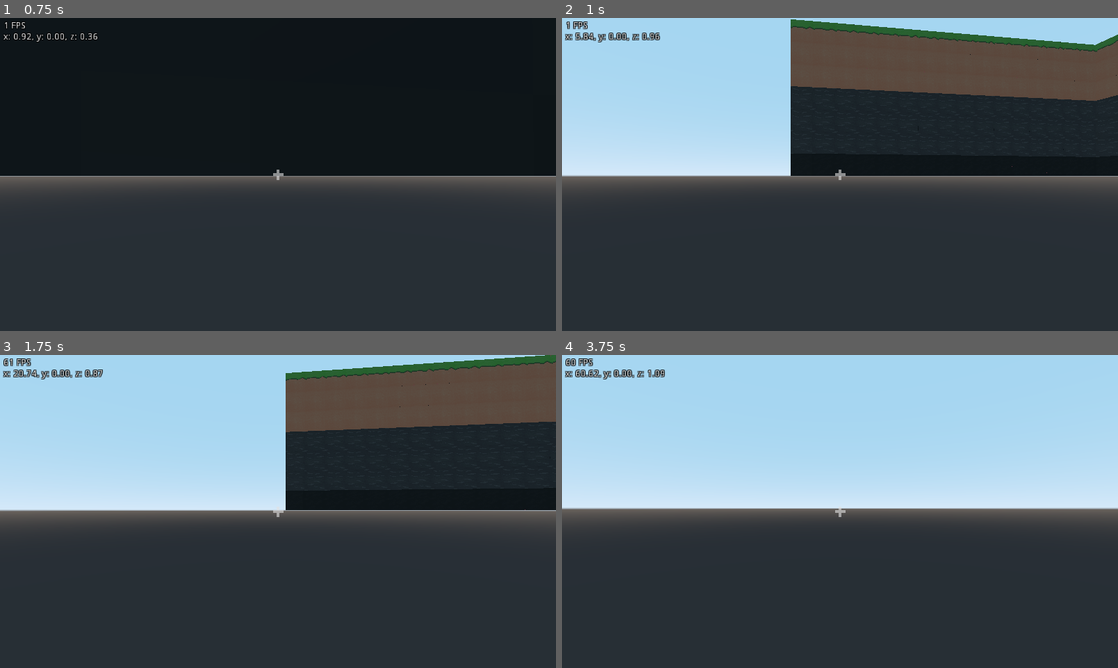
Above: before the commit, frames 1-4 (two rows, left to right).
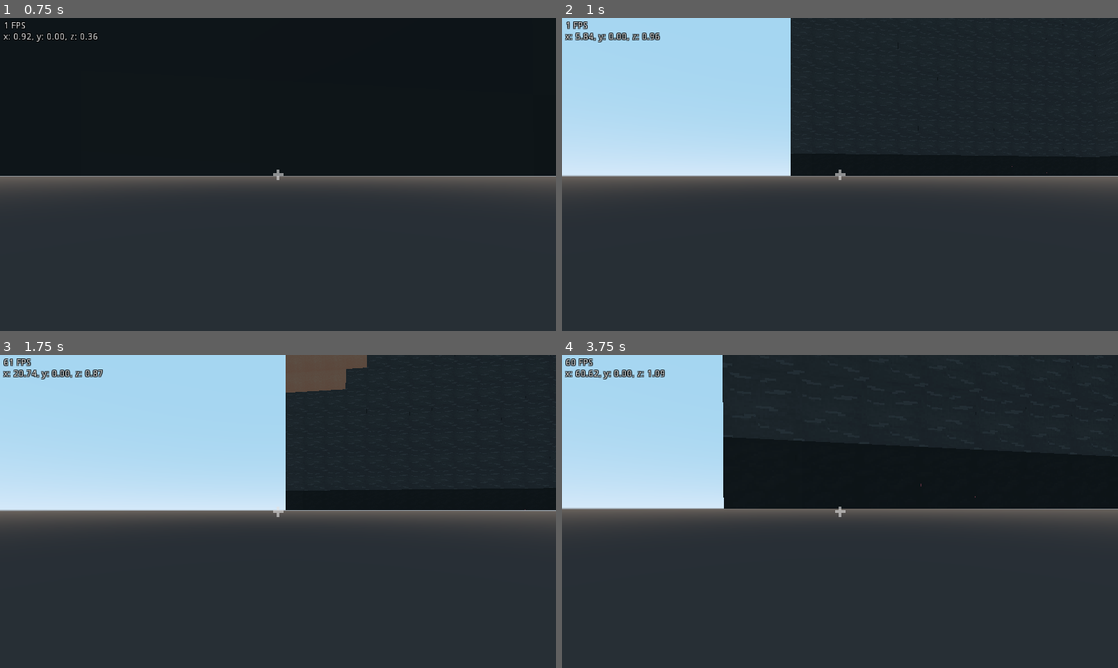
Above: after the commit, the same moments.

Repository: Nimajjj/Minecraft-Godot
Game: Godot game, scene res://Scenes/MainScene.tscn
The game is run twice, just before and just after one commit, with the same random seed, the same clock (stepped at 60 frames per second) and the same inputs.
Inputs (mouse positions are in pixels of both pictures, inside the frame that each line leads up to):
- Up to frame 1 (0.75 s): tap Enter at 0.5 s; move the mouse to (305, 174) at 0.52 s; hold W (move_forward) from 0.53 s (still down); click (305, 174) at 0.6 s
- Up to frame 2 (1 s): keep holding W (move_forward); right-click (867, 174) at 0.8 s
- Up to frame 3 (1.75 s): keep holding W (move_forward); move the mouse to (250, 511) at 1.27 s; right-click (250, 511) at 1.35 s; click (250, 511) at 1.55 s
- Up to frame 4 (3.75 s): keep holding W (move_forward); move the mouse to (851, 505) at 2.02 s; click (851, 505) at 2.1 s; right-click (851, 505) at 2.3 s; move the mouse to (834, 517) at 2.77 s; right-click (834, 517) at 2.85 s; click (834, 517) at 3.05 s; move the mouse to (878, 514) at 3.52 s; click (878, 514) at 3.6 s

Frame 1 is identical in both runs. In frame 2, 14% of the frame differs, in the area x 41-100%, y 0-27%; in frame 3, 11%; in frame 4, 35%, in the area x 28-100%, y 0-50%.

Commit message:
normalize code + change const voxels

Diff:
--- a/Scenes/Chunk/Chunk.gd
+++ b/Scenes/Chunk/Chunk.gd
@@ -17,13 +17,12 @@
 func _ready():
 	update()
 
-func update():
+func update() -> void:
 	render_mesh_vertices = []
 	render_mesh_normals = []
 	render_mesh_indices = []
 	render_mesh_uvs = []
 
-	#voxels_map = world.chunks_map[self]		# Get chunk map
 	for x in range(0, len(voxels_map)):		# Loop through every block of the chunk
 		for z in range(0, len(voxels_map[x])):
 			for y in range(0, len(voxels_map[x][z])):
@@ -97,9 +96,10 @@
 
 func make_voxel_face(x, y, z, face, voxel_id) -> void:
 	var voxel_texture_unit = 1.0 / (96 / 32);
-	var voxel_data = VxDict.getVx(voxel_id)
+	var voxel_data = VOXELS.get_vx(voxel_id)
+
 	var uv_position = voxel_data["texture"]
-	if (voxel_data.has("texture_" + face) == true):
+	if (voxel_data.has("texture_" + face)):
 		uv_position = voxel_data["texture_" + face]
 
 	match face:
--- a/Scenes/Debug3DCharacter/Debug3DCharacter.gd
+++ b/Scenes/Debug3DCharacter/Debug3DCharacter.gd
@@ -33,9 +33,10 @@
 		Input.set_mouse_mode(Input.MOUSE_MODE_VISIBLE)
 
 	if Input.is_action_just_pressed("lmb"):
-		_raycast_handler(null)
+		_place_voxel(null)
 	if Input.is_action_just_pressed("rmb"):
-		_raycast_handler(0)
+		_place_voxel(-1)
+
 
 func _process(delta):
 	#camera physics interpolation to reduce physics jitter on high refresh-rate monitors
@@ -47,6 +48,7 @@
 	else:
 		camera.set_as_toplevel(false)
 		camera.global_transform = head.global_transform
+
 
 func _physics_process(delta):
 	#get keyboard input
@@ -62,9 +64,7 @@
 	var __ = move_and_slide(velocity, Vector3.UP)
 
 
-
-
-func _raycast_handler(voxel):
+func _place_voxel(voxel):
 	if raycast.is_colliding():
 		var collision_pos = raycast.get_collision_point()
 		var collision_normal = raycast.get_collision_normal()
--- a/Scenes/World/World.gd
+++ b/Scenes/World/World.gd
@@ -1,13 +1,17 @@
 extends Spatial
 
-const MAP_SIZE = Vector2(4, 4)
+const MAP_SIZE = Vector2(5, 5)
 const CHUNK_SIZE = Vector3(16, 64, 16)
+
+const MIN_Y = 8
 
 onready var CHUNK = preload("res://Scenes/Chunk/Chunk.tscn")
 
 var chunks = []
+var noise = OpenSimplexNoise.new()
 
 func _ready():
+	_init_noise()
 	_init_chunks()
 	_make_world()
 
@@ -37,22 +41,38 @@
 		map.append([])
 		for z in range(0, CHUNK_SIZE.z):
 			map[x].append([])
-			for y in range(0, CHUNK_SIZE.y):
-				if y == 0:
-					map[x][z].append(VxDict.getVxId("Bedrock"))
-				elif y >= 1 && y <= 3:
-					map[x][z].append(VxDict.getVxId("Stone"))
-				elif y >= 4 && y <= 5:
-					map[x][z].append(VxDict.getVxId("Dirt"))
-				elif y == 6:
-					map[x][z].append(VxDict.getVxId("Grass"))
-				else:
-					map[x][z].append(null)
+
+			var x_offset = chunk.translation.x
+			var z_offset = chunk.translation.z
+
+			var height = int(noise.get_noise_2d(x + x_offset, z + z_offset) * 100 / 3)
+			if height < 0:
+				height *= (-1)
+			height += MIN_Y
+			var i = 0
+
+			for y in range(CHUNK_SIZE.y, -1, -1):
+				if y > height:
+					map[x][z].push_front(null)
+					continue
+
+				if i == 0:
+					map[x][z].push_front(VOXELS.VX.GRASS)
+					i += 1
+				elif i >= 1 && i <= 2:
+					map[x][z].push_front(VOXELS.VX.DIRT)
+					i += 1
+				elif y != 0:
+					map[x][z].push_front(VOXELS.VX.STONE)
+				elif y == 0:
+					map[x][z].push_front(VOXELS.VX.BEDROCK)
+
+
 
 	chunk.voxels_map = map
 
 
-func _get_chunk_from_pos(pos):
+func _get_chunk_from_pos(pos) -> MeshInstance:
 	var x = floor(pos.x / CHUNK_SIZE.x)
 	var z = floor(pos.z / CHUNK_SIZE.z)
 
@@ -67,9 +87,18 @@
 	var pos = Vector3(floor(collision_pos.x), floor(collision_pos.y), floor(collision_pos.z))
 
 	var chunk = _get_chunk_from_pos(pos)
-	if chunk == null: return
+	if chunk == null:
+		return
 
 	pos = chunk.global_transform.xform_inv(pos)
 
 	chunk.voxels_map[pos.x][pos.z][pos.y] = voxel
 	chunk.update()
+
+
+func _init_noise() -> void:
+	randomize()
+	noise.seed = randi()
+	noise.octaves = 2
+	noise.period = 64.0
+	noise.persistence = 0.8
--- a/Scripts/Constants/VxDict.gd
+++ b/Scripts/Constants/Voxels.gd
@@ -1,37 +1,32 @@
 extends Node
 
-var _voxel_dictionary = {
-	"Bedrock":
+
+const _DICT = {
+	-1: {"transparent":false, "solid":true,
+		"texture":Vector2(0, 0)},
+	0:
 		{"transparent":false, "solid":true,
 		"texture":Vector2(1, 0)},
-	"Stone":
+	1:
 		{"transparent":false, "solid":true,
 		"texture":Vector2(2, 0)},
-	"Dirt":
+	2:
 		{"transparent":false, "solid":true,
 		"texture":Vector2(0, 1)},
-	"Grass":
+	3:
 		{"transparent":false, "solid":true,
 		"texture":Vector2(0, 1), "texture_TOP":Vector2(2, 1), "texture_BOTTOM":Vector2(0, 1),
 		"texture_NORTH":Vector2(1, 1), "texture_SOUTH":Vector2(1, 1), "texture_EAST":Vector2(1, 1), "texture_WEST":Vector2(1, 1)},
 }
 
-var _id_voxel_dictionary = {
-	0: "Bedrock",
-	1: "Stone",
-	2: "Dirt",
-	3: "Grass",
+
+enum VX {
+	BEDROCK,
+	STONE,
+	DIRT,
+	GRASS
 }
 
-func getVx(id: int) -> Dictionary:
-	if _id_voxel_dictionary.has(id):
-		return _voxel_dictionary[_id_voxel_dictionary[id]]
-	return {}
 
-func getVxId(name: String) -> int:
-	var id = 0
-	for vxName in _id_voxel_dictionary.values():
-		if vxName == name:
-			return id
-		id += 1
-	return -1
+func get_vx(voxel: int) -> int:
+	return _DICT[voxel] if _DICT.has(voxel) else -1
--- a/project.godot
+++ b/project.godot
@@ -26,7 +26,7 @@
 
 [autoload]
 
-VxDict="*res://Scripts/Constants/VxDict.gd"
+VOXELS="*res://Scripts/Constants/Voxels.gd"
 
 [display]
 
